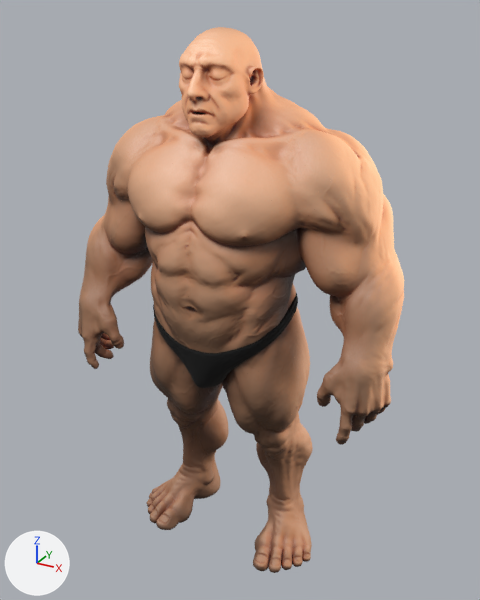
An edit to the glTF model assets/super-human/model.glb, drawn before and after from the same camera.
The view is the same before and after, from a 50 mm camera at (120.0, -186.0, 114.0) aimed at (2.0, 29.0, 6.0). Every picture has the same lights, and +X, +Y and +Z are marked at lower left. The older version comes first. Where no turn or scale is listed for an object, it has been applied to the vertices.
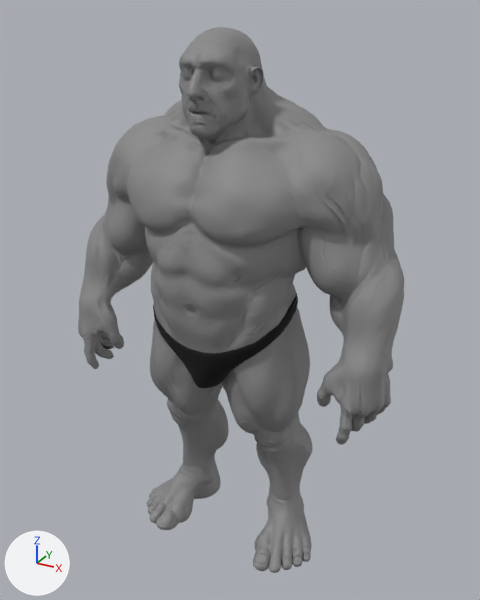
Patch to the scene script:
```diff
--- a/assets/super-human/model.glb.py
+++ b/assets/super-human/model.glb.py
@@ mat_blinn1sg @@
 n0 = _N.new('ShaderNodeBsdfPrincipled'); n0.name = 'Principled BSDF'
-n0.inputs[0].default_value = (0.0, 0.0, 0.0, 1.0)  # 'Base Color', black #000000
+n0.inputs[0].default_value = (0.246, 0.246, 0.246, 1.0)  # 'Base Color', grey #888888
 n0.inputs[2].default_value = 0.6  # 'Roughness'
-n0.inputs[28].default_value = 1.0  # 'Emission Strength'
 n1 = _N.new('ShaderNodeOutputMaterial'); n1.name = 'Material Output'
-n2 = _N.new('ShaderNodeTexImage'); n2.name = 'Image Texture'
-n2.image = img_image_0
 n3 = _N.new('ShaderNodeNormalMap'); n3.name = 'Normal Map'
 n3.uv_map = 'UVMap'
-n4 = _N.new('ShaderNodeTexImage'); n4.name = 'Image Texture.001'
-n4.image = img_image_1
+n2 = _N.new('ShaderNodeTexImage'); n2.name = 'Image Texture'
+n2.image = img_image_1
 _L.new(n0.outputs[0], n1.inputs[0])  # 'BSDF' to 'Surface'
-_L.new(n2.outputs[0], n0.inputs[27])  # 'Color' to 'Emission Color'
 _L.new(n3.outputs[0], n0.inputs[5])  # 'Normal' to 'Normal'
-_L.new(n4.outputs[0], n3.inputs[1])  # 'Color' to 'Color'
+_L.new(n2.outputs[0], n3.inputs[1])  # 'Color' to 'Color'
```

What differs and where, as boxes [x1, y1, x2, y2] in the pictures (480 x 600 px):
'Object_2', surface changed (brown to grey): [78, 27, 385, 573] in both
'Object_3', surface changed (brown to grey): [95, 27, 404, 570] in both
